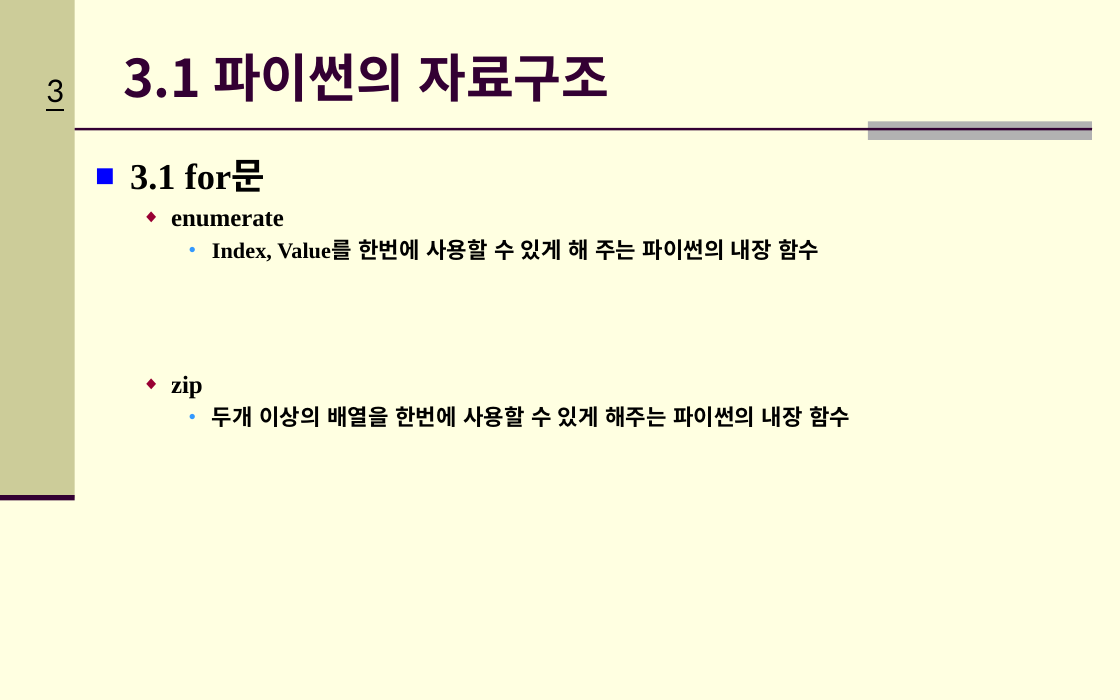
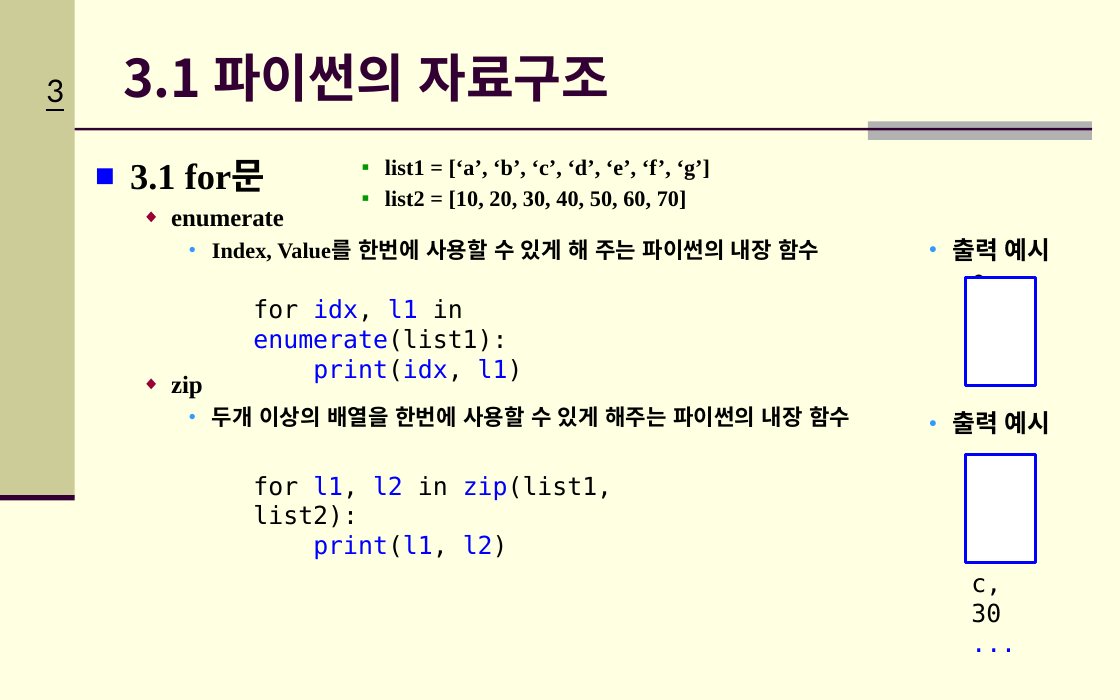
Before and after one commit to Hitbee-dev/OpenCV-Python, a slide deck: slide 3 of 2022-09-20/documents/CH_03_파이썬 기초_실습2.pptx. Drawn at 1120x700 pixels with LibreOffice and Linux fonts; fonts in the diff are those of the drawing; background and template pictures are left out. Boxes give left, top, right and bottom in pixels: in the first picture for what was removed or moved away, otherwise in the second. Text is boxed around its words. In the diff, an @@ line names an element or a change of style, - is before the commit and + after.

```diff
--- a/2022-09-20/documents/CH_03_파이썬 기초_실습2.pptx
+++ b/2022-09-20/documents/CH_03_파이썬 기초_실습2.pptx
@@ text added at [385, 159, 710, 210], 14.3 pt, text #000000, bold @@
+      ▪ list1 = [‘a’, ‘b’, ‘c’, ‘d’, ‘e’, ‘f’, ‘g’]
+      ▪ list2 = [10, 20, 30, 40, 50, 60, 70]
@@ text added at [952, 238, 1051, 262], 16 pt, text #000000, bold @@
+    ● 출력 예시
@@ text added at [253, 299, 523, 384], 16 pt, text #0000FF @@
+for idx, l1 in enumerate(list1):
+print(idx, l1)
@@ rectangle added at [965, 278, 1036, 385], fill #FFFFFF, outline #0000FF 2 pt @@
@@ text added at [971, 274, 1031, 279], 16 pt, text #000000 @@
+0, a
+1, b
+2, c
+...
@@ text added at [952, 411, 1051, 435], 16 pt, text #000000, bold @@
+    ● 출력 예시
@@ text added at [253, 476, 612, 560], 16 pt, text #000000 @@
+for l1, l2 in zip(list1, list2):
+print(l1, l2)
@@ rectangle added at [965, 455, 1036, 562], fill #FFFFFF, outline #0000FF 2 pt @@
@@ text added at [971, 453, 1001, 623], 16 pt, text #000000 @@
+a, 10
+b, 20
+c, 30
+...
```
Also in this commit, not shown: 3 other slides changed, 2 slides added, 12 slides removed, 1 other file.
